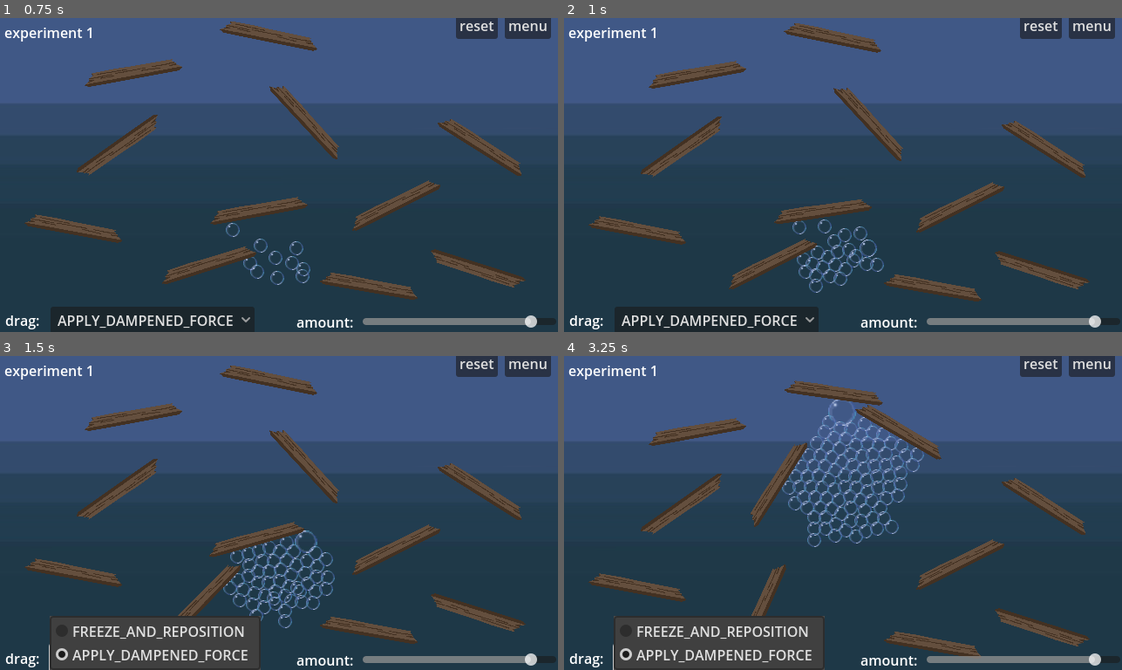
Above: before the commit, frames 1-4 (two rows, left to right).
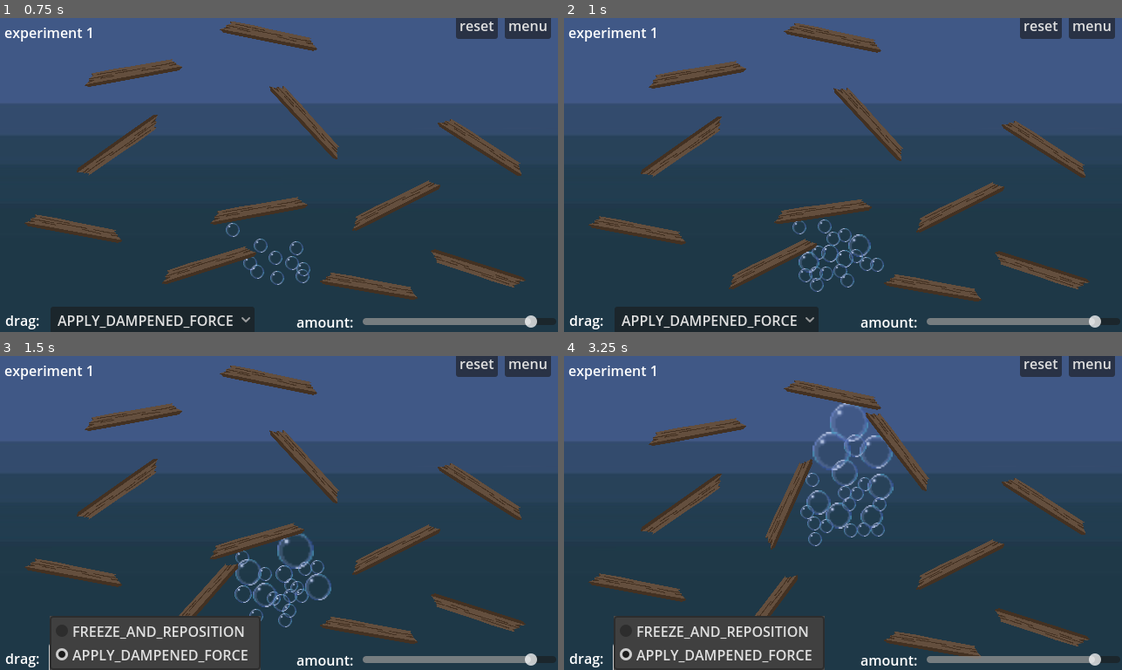
Above: after the commit, the same moments.

Repository: outrightmental/ggj25-bubble-up
Game: Godot game, scene res://scenes/main.tscn
The game is run twice, just before and just after one commit, with the same random seed, the same clock (stepped at 60 frames per second) and the same inputs.
Inputs:
- Up to frame 1 (0.75 s): click "1 - planks block bubbles floa…" at 0.5 s
- Up to frame 2 (1 s): no input
- Up to frame 3 (1.5 s): click "APPLY_DAMPENED_FORCE" at 1.25 s
- Up to frame 4 (3.25 s): click "APPLY_DAMPENED_FORCE" at 2 s; click "APPLY_DAMPENED_FORCE" at 2.75 s

Frame 1 is identical in both runs. In frame 2, 0.8% of the frame differs, in the area x 29-57%, y 66-88%; in frame 3, 2.5%; in frame 4, 6.4%, in the area x 33-68%, y 7-83%.

Commit message:
Fix bubble coalescing into any number of groups
Use the Godot-standard way of identifying the type of entities on the receiving end of a bubble collision.

Fixes #34

Diff:
--- a/models/bubble/bubble.gd
+++ b/models/bubble/bubble.gd
@@ -3,7 +3,8 @@
 # Constants
 var _collision_merge_accel_threshold: int = 3
 var _collision_split_accel_threshold: int = 4
-var _split_mass_vanish_threshold: float = 0.5
+var _split_mass_vanish_threshold: float   = 0.5
+
 # var _max_scale_factor: int				= 10
 
 # Scale factor for the sprite and collision area
@@ -12,29 +13,32 @@
 
 # Load the bubble textures
 @onready var bubble_sprites: Array[Variant] = [
-	preload("res://assets/bubble_test.png"),
-#	preload("res://assets/bubble1.png"),
-#	preload("res://assets/bubble2.png"),
-#	preload("res://assets/bubble3.png"),
-#	preload("res://assets/bubble4.png")
-]
+											  preload("res://assets/bubble_test.png"),
+											  #	preload("res://assets/bubble1.png"),
+											  #	preload("res://assets/bubble2.png"),
+											  #	preload("res://assets/bubble3.png"),
+											  #	preload("res://assets/bubble4.png")
+											  ]
 
 # Export the vanish particle effect resource so you can set it in the inspector
 @export var vanish_particle_effect: PackedScene
 
 # Reference to the Sprite node
 @onready var sprite: Sprite2D = $Sprite2D
-
 # Reference to the Collision node
 @onready var collision: CollisionShape2D = $CollisionShape2D
-
 # Reference to the vanish particle emitter node
 @onready var vanish_particle_emitter: CPUParticles2D = $CPUParticles2D
+
+
+# Method reports that this is a bubble
+func is_bubble() -> bool:
+	return true
+
 
 # Called when the bubble is instantiated
 func _init():
 	super._init()
-	name = "Bubble #" + str(number)
 
 
 # Called when the scene is added to the tree
@@ -48,27 +52,31 @@
 # Called when another body enters the collision area
 func _on_body_entered(other):
 	if other is RigidBody2D:
-		if other.name.begins_with("Bubble"):
+		if other.has_method("is_bubble") and other.is_bubble():
 			_on_collision_with_bubble(other)
-			return
-		if other.name.begins_with("Movable"):
+		elif other.has_method("is_movable") and other.is_movable():
 			_on_collision_with_movable(other)
-			return
+		else:
+			print("Unknown collision: " + name + " → " + other.name)
 
 
 # Function to handle collision with another bubble
 func _on_collision_with_bubble(other) -> void:
 	if min(age(), other.age()) < _collision_cooldown_millis:
 		return
-	if abs(acceleration().length()) / mass > _collision_merge_accel_threshold:
+	var a = acceleration()
+	var b = a.length()
+	if abs(b) > _collision_merge_accel_threshold:
 		merge_into(other)
+	else:
+		var do_nothing = 123
 
 
 # Function to handle collision with a movable object
 func _on_collision_with_movable(other) -> void:
 	if min(age(), other.age()) < _collision_cooldown_millis:
 		return
-	var effective_force = other.bubble_split_factor * abs(acceleration().length()) / mass
+	var effective_force = other.bubble_split_factor * abs(acceleration().length())
 	if  effective_force > _collision_split_accel_threshold:
 		split()
 
@@ -76,12 +84,12 @@
 # Function to merge two bubbles
 func merge_into(other) -> void:
 	# If the other bubble is smaller or faster, call the function to merge that into this instead
-	if mass > other.mass:
+	if mass > other.mass or (mass == other.mass and linear_velocity.length() < other.linear_velocity.length()):
 		other.merge_into(self)
 		return
 
 	# Lock the other bubble to prevent further collisions
-	if freeze or other.freeze:
+	if is_freeze_enabled() or other.is_freeze_enabled():
 		return
 	else:
 		freeze = true
@@ -112,8 +120,8 @@
 		return
 
 	# Calculate the new position for the two bubbles
-	var r: float = sprite.get_rect().size.length() / 4
-	var a: float = linear_velocity.angle()
+	var r: float   = sprite.get_rect().size.length() / 4
+	var a: float   = linear_velocity.angle()
 	var v: Vector2 = Vector2(cos(a), sin(a)) * r
 
 	# Create the new bubble 1
@@ -156,6 +164,7 @@
 	await get_tree().create_timer(1).timeout
 	queue_free()
 
+
 # Function to update the scale of the bubble based on its mass
 func update_mass(new_mass: float):
 	mass = new_mass
--- a/models/movable/movable.gd
+++ b/models/movable/movable.gd
@@ -12,9 +12,13 @@
 @onready var collision_polygon = $CollisionPolygon2D # Cache the reference
 
 
+# Method reports that this is a movable object
+func is_movable() -> bool:
+	return true
+
+
 func _ready() -> void:
 	super._ready()
-	name = "Movable #" + str(number)
 	dragging_force = Global.get_drag_force()
 	if not collision_polygon:
 		push_error("CollisionPolygon2D node is missing!")
Not shown, added: assets/bubble_20.png.import
Not shown, added: assets/bubble_21.png.import
Not shown, added: assets/bubble_24.png.import
Not shown, added: assets/bubble_28.png.import
Not shown, added: assets/bubble_32.png.import
Not shown, added: assets/bubble_36.png.import
Not shown, added: assets/bubble_40.png.import
Not shown, added: assets/bubble_44.png.import
Not shown, added: assets/bubble_48.png.import
Not shown, added: assets/bubble_52.png.import
Not shown, added: assets/bubble_56.png.import
Not shown, added: assets/bubble_60.png.import
(and 5 more such lines)
